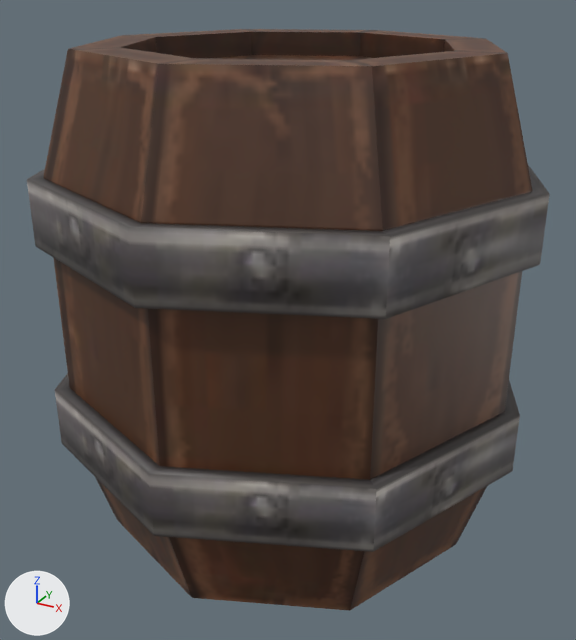
What one commit did to the glTF model Assets/Level/Props/Barrel_01.glb.
Before and after are seen from a 50 mm camera at (0.914, -1.677, 1.33) aimed at (0.006, -0.028, 0.505). Lighting does not change. The marker at lower left points along +X, +Y and +Z. The first picture is the older version. Vertices at exactly the same position are counted once.

Objects in the first picture: 'Barrel_01'.
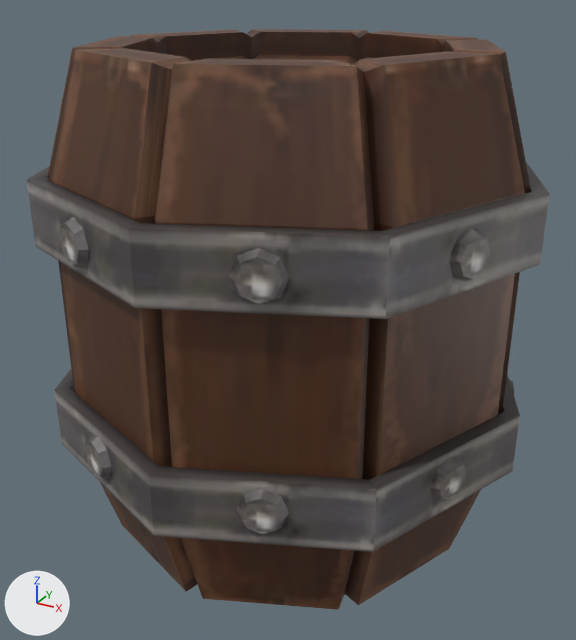
Where the change shows, as pixel boxes [x1, y1, x2, y2] in the pictures (576 x 640 px):
'Barrel_01', reshaped: before [27, 29, 550, 611]; after [27, 29, 550, 610]
part 1 of me_cylinder_006, rebuilt: before [44, 29, 532, 611]; after [48, 29, 530, 610]
part 2 of me_cylinder_006, added: after [59, 217, 514, 534]

The change in detail:
me_cylinder_006 is used by ob_barrel_01; location (0.0, 0.0, 0.0).
me_cylinder_006 had 128 vertices, 220 faces and spanned x -0.608..0.608, y -0.608..0.608, z -0.041..1.177.
me_cylinder_006 now has 516 vertices, 836 faces and spans x -0.608..0.608, y -0.608..0.608, z -0.041..1.177.
me_cylinder_006 part 1: the loose piece of 64 vertices spanning x -0.572..0.572, y -0.572..0.572, z -0.041..1.177 is rebuilt with 196 vertices and now spans x -0.562..0.562, y -0.562..0.562, z -0.041..1.177.
Part 2, on me_cylinder_006:
218 vertices are added at x -0.577..0.559, y -0.553..0.574, z 0.248..0.883.
8 new vertices lie (0.029, -0.012, 0.013) away from vertices in x -0.251..0.174, y -0.536..0.569, z 0.26..0.851.
7 new vertices lie (0.029, 0.012, 0.013) away from vertices in x -0.243..0.224, y -0.547..0.54, z 0.259..0.854.
7 new vertices lie (0.012, 0.029, 0.013) away from vertices in x -0.556..0.53, y -0.265..0.2, z 0.268..0.859.
6 new vertices lie (0.006, -0.015, 0.039) away from vertices in x -0.563..0.538, y -0.194..0.25, z 0.271..0.788.
5 new vertices lie (0.012, -0.029, 0.013) away from vertices in x -0.572..0.529, y -0.165..0.235, z 0.268..0.859.
5 new vertices lie (0.015, 0.006, -0.039) away from vertices in x -0.258..0.253, y -0.538..0.5, z 0.304..0.862.
352 new faces join them.
